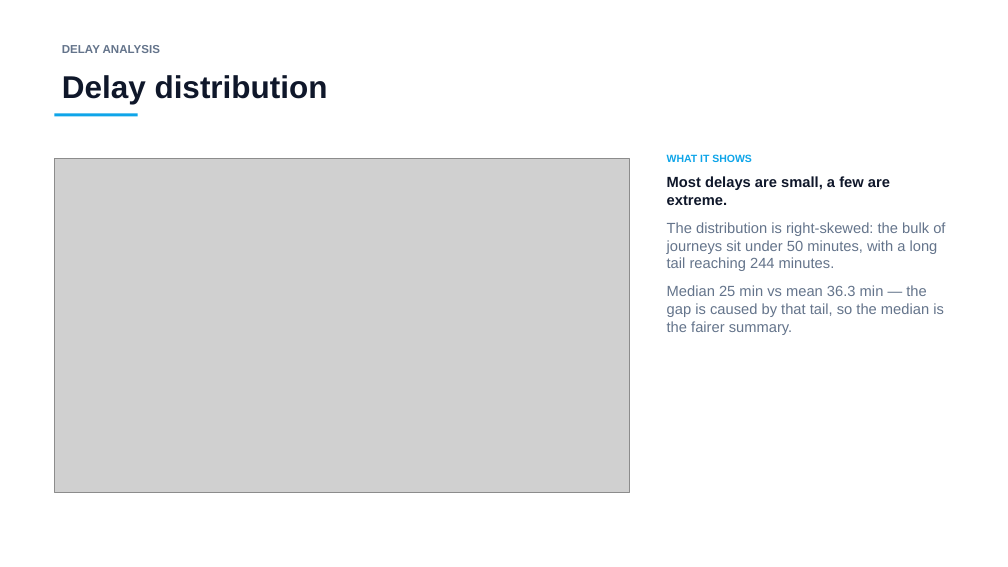
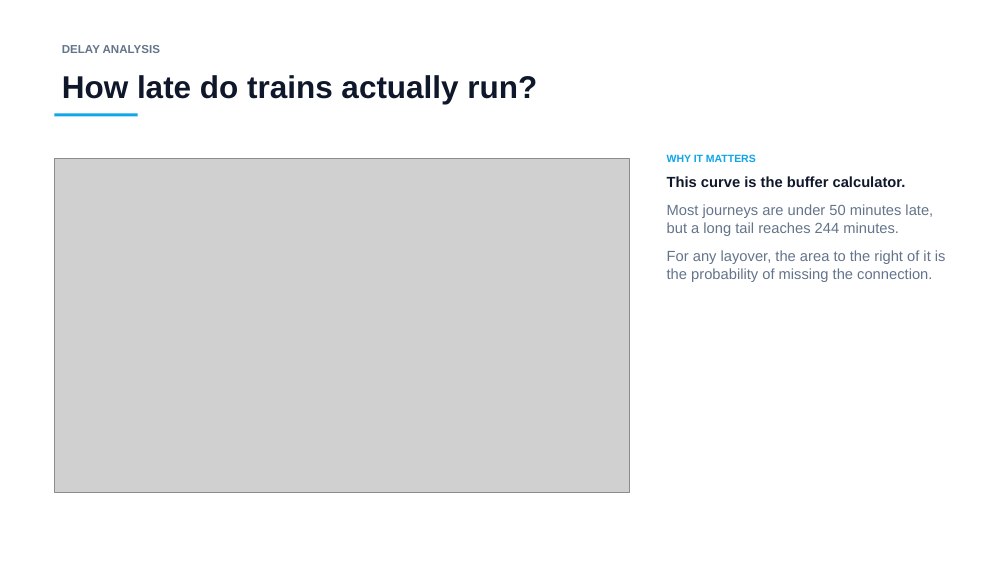
Before and after one commit to mohammadamir0762-arch/irctc, a slide deck: slide 11 of PS91_Presentation.pptx (slide 19 before the commit). Drawn at 1008x567 pixels with LibreOffice and Linux fonts; fonts in the diff are those of the drawing; grey boxes stand for pictures. Boxes give left, top, right and bottom in pixels: in the first picture for what was removed or moved away, otherwise in the second. Text is boxed around its words. In the diff, an @@ line names an element or a change of style, - is before the commit and + after.

Commit message:
shorten presentation, add connecting journey section

```diff
--- a/PS91_Presentation.pptx
+++ b/PS91_Presentation.pptx
@@ text at (62, 75, 537, 104): text changed @@
-Delay distribution
+How late do trains actually run?
@@ text at (667, 154, 946, 282): text changed @@
-WHAT IT SHOWS
-Most delays are small, a few are extreme.
-The distribution is right-skewed: the bulk of journeys sit under 50 minutes, with a long tail reaching 244 minutes.
-Median 25 min vs mean 36.3 min — the gap is caused by that tail, so the median is the fairer summary.
+WHY IT MATTERS
+This curve is the buffer calculator.
+Most journeys are under 50 minutes late, but a long tail reaches 244 minutes.
+For any layover, the area to the right of it is the probability of missing the connection.
```
Also in this commit, not shown: 10 other slides changed, 5 slides added, 22 slides removed, 1 other file.
